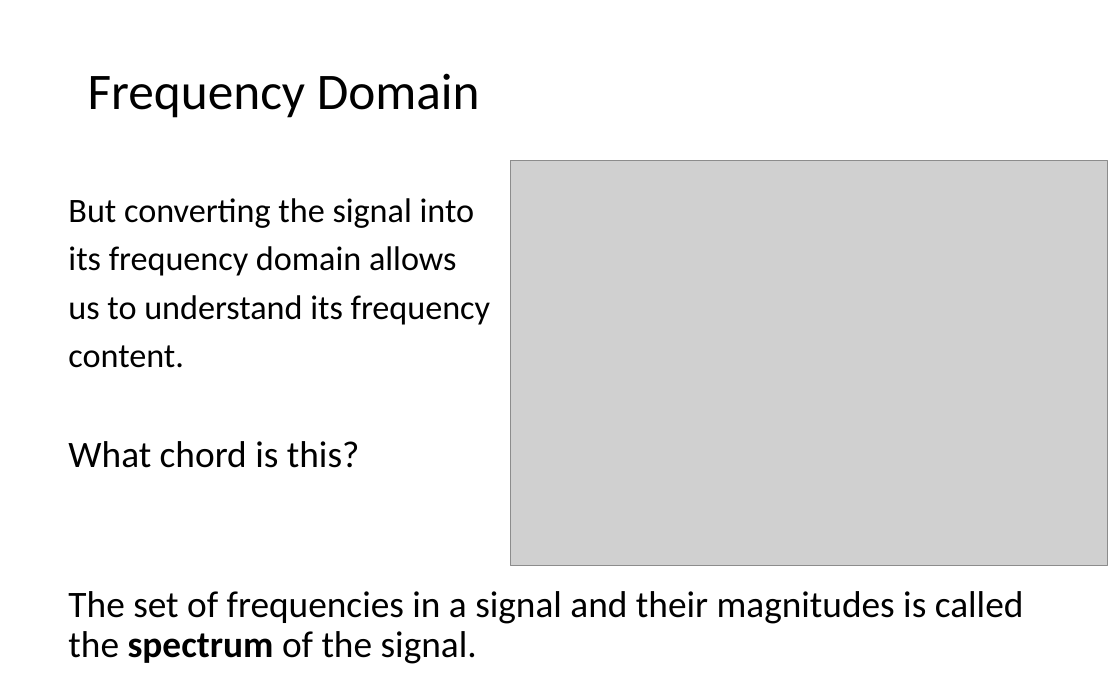
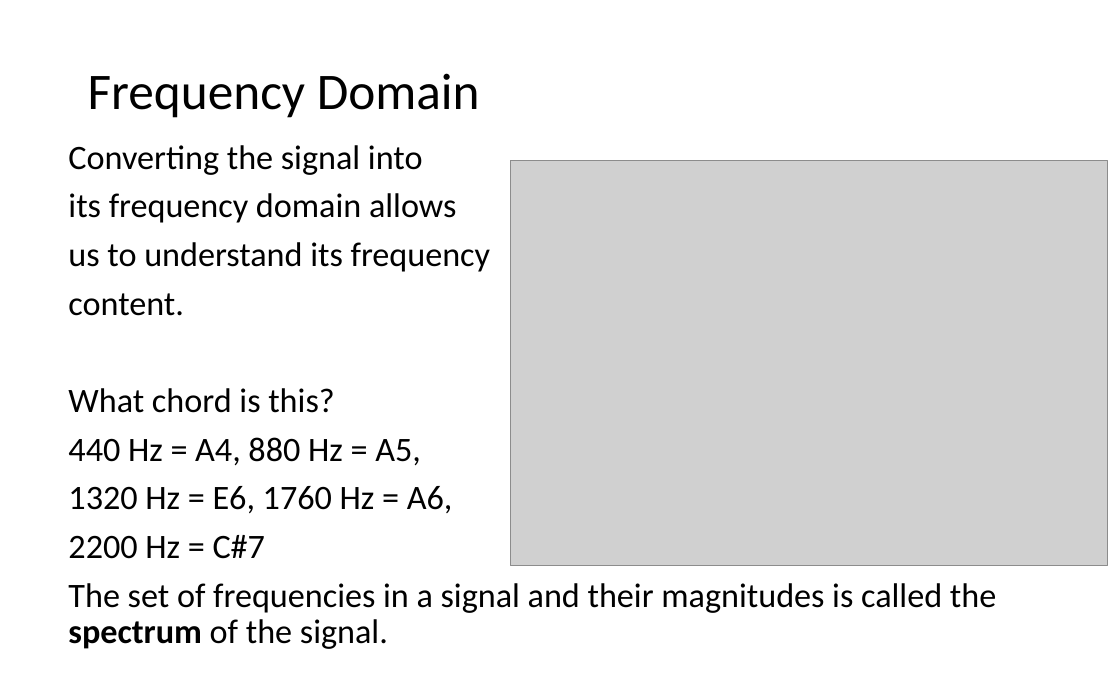
Before and after one commit to LongBaoNguyen/longbaonguyen.github.io, a slide deck: slide 19 of courses/apcsp/lect16.pptx (slide 17 before the commit). Drawn at 1120x700 pixels with LibreOffice and Linux fonts; fonts in the diff are those of the drawing; grey boxes stand for pictures; background and template pictures are left out. Boxes give left, top, right and bottom in pixels: in the first picture for what was removed or moved away, otherwise in the second. Text is boxed around its words. In the diff, an @@ line names an element or a change of style, - is before the commit and + after.

```diff
--- a/courses/apcsp/lect16.pptx
+++ b/courses/apcsp/lect16.pptx
@@ text at (68, 145, 423, 175): text changed @@
-But converting the signal into
+Converting the signal into
@@ text at (68, 388, 996, 649): size 24 to 22 pt in "What chord is this?", "The set of frequencies in a signal ..." @@
@@ text at (68, 437, 453, 559): paragraphs added @@
+440 Hz = A4, 880 Hz = A5,
+1320 Hz = E6, 1760 Hz = A6,
+2200 Hz = C#7
```
Also in this commit, not shown: 6 other slides changed, 3 slides added, 1 slide removed, 8 other files.
